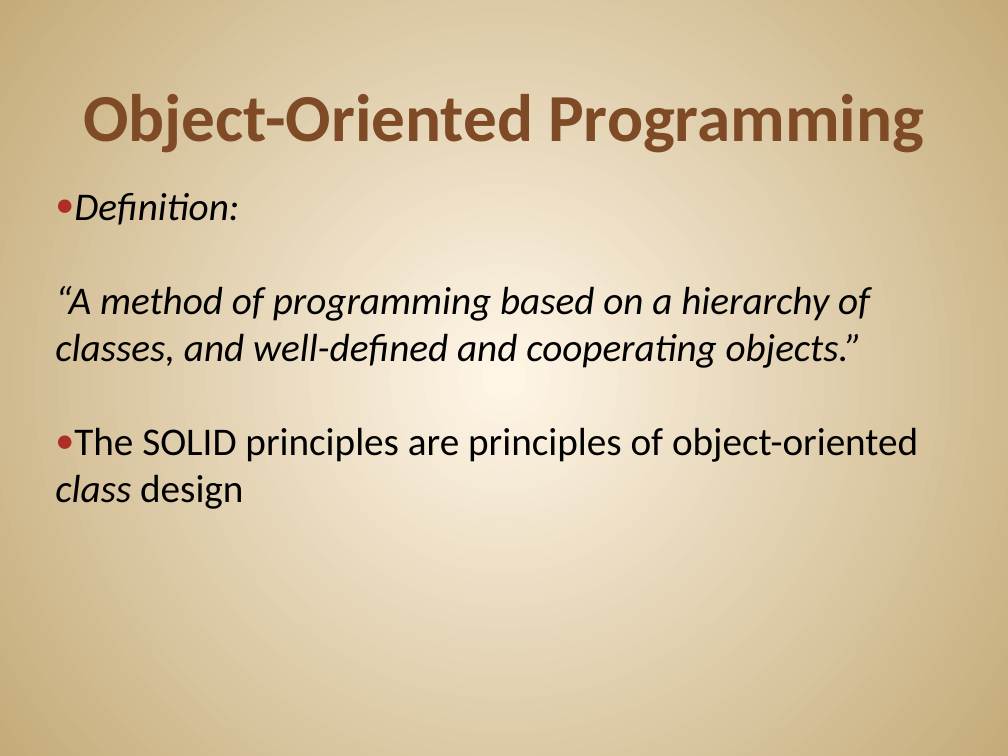
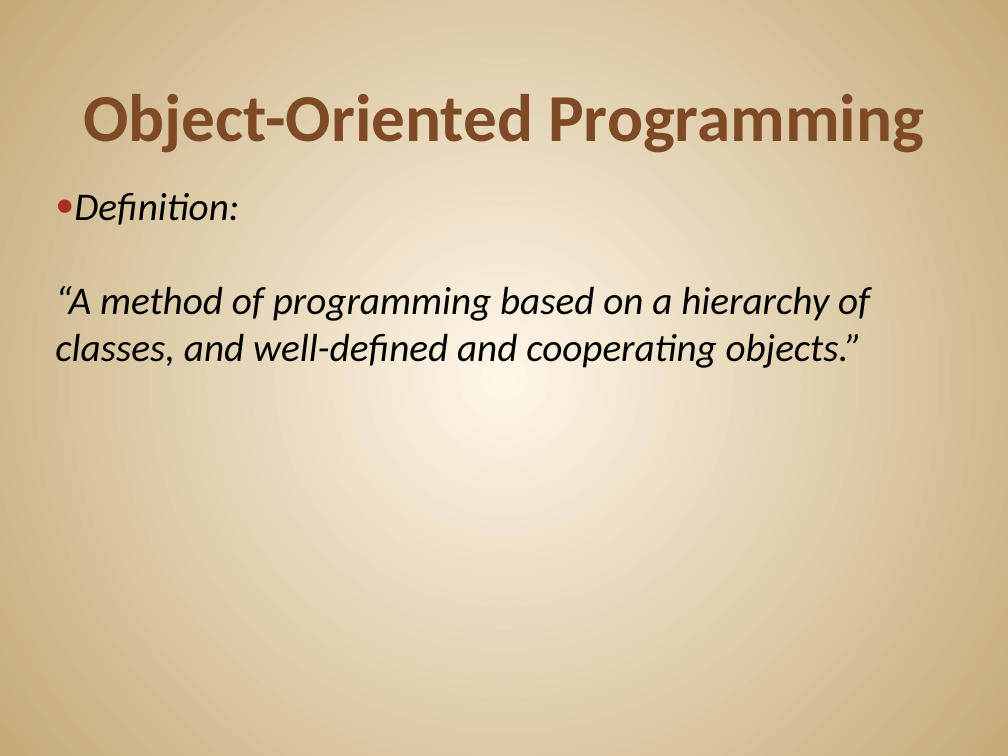
Before and after one commit to JonKruger/oop-solid-sample, a slide deck: slide 3 of slides/SOLID Software Design Principles.pptx (slide 2 before the commit). Drawn at 1008x756 pixels with LibreOffice and Linux fonts; fonts in the diff are those of the drawing. Boxes give left, top, right and bottom in pixels: in the first picture for what was removed or moved away, otherwise in the second. Text is boxed around its words. In the diff, an @@ line names an element or a change of style, - is before the commit and + after.

```diff
--- a/slides/SOLID Software Design Principles.pptx
+++ b/slides/SOLID Software Design Principles.pptx
@@ text at (55,427,918,509): paragraph removed @@
-● The SOLID principles are principles of object-oriented class design
```
Also in this commit, not shown: 1 other slide changed, 3 slides added, 2 other files.
